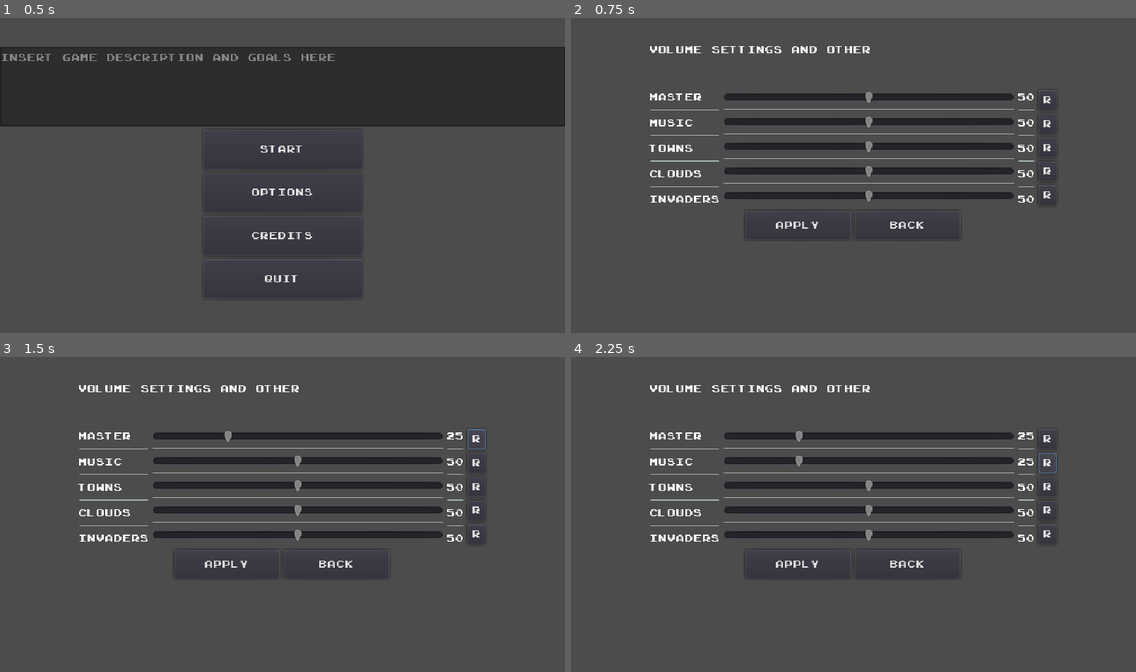
Above: before the commit, frames 1-4 (two rows, left to right).
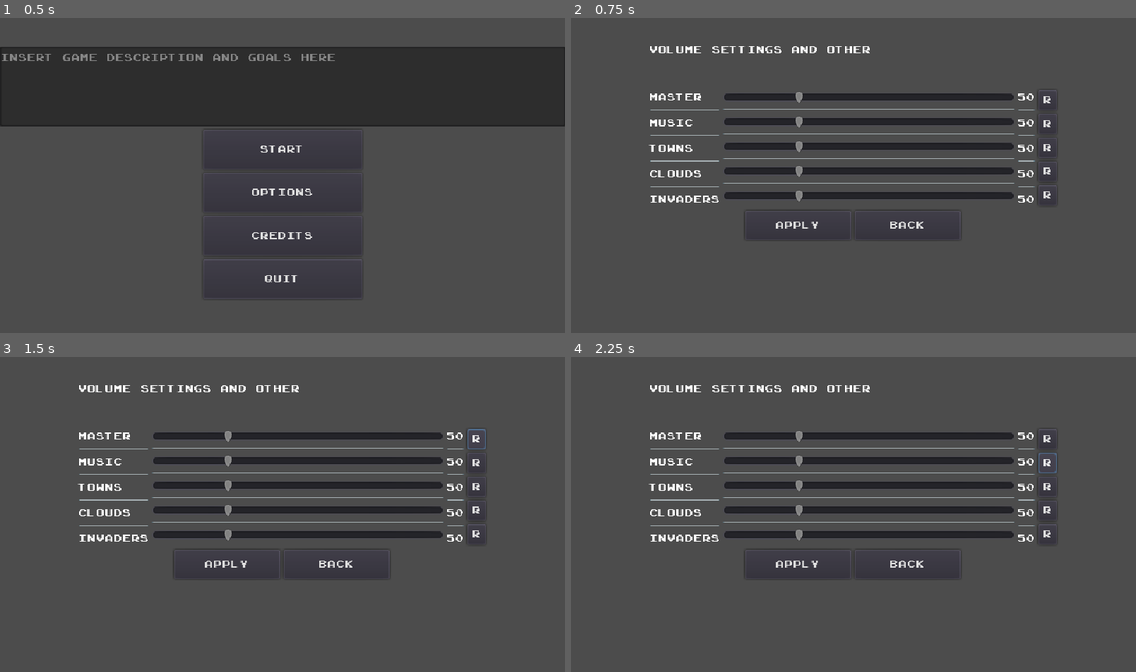
Above: after the commit, the same moments.

Repository: Bstylestuff/Solomonari
Game: Godot game, scene res://Screens/Menus/MainMenu/MainMenu.tscn
Same seed, same stepped clock (60 frames per second), same inputs: the game is played once before the commit and once after it. Sound files missing from this copy of the repository are replaced by a short silence.
Inputs:
- Up to frame 1 (0.5 s): no input
- Up to frame 2 (0.75 s): click "Options" at 0.5 s
- Up to frame 3 (1.5 s): click "R" at 1.25 s
- Up to frame 4 (2.25 s): click "R" at 2 s

Frame 1 is identical in both runs. In frame 2, 0.3% of the frame differs, in the area x 39-54%, y 23-59%; in frame 3, 0.3%; in frame 4, 0.3%.

Commit message:
Update Options.tscn

Diff:
--- a/Screens/Menus/Options/Options.tscn
+++ b/Screens/Menus/Options/Options.tscn
@@ -101,7 +101,7 @@
 margin_right = 330.0
 margin_bottom = 16.0
 rect_min_size = Vector2( 330, 0 )
-value = 50.0
+value = 25.0
 __meta__ = {
 "_editor_description_": ""
 }
@@ -116,7 +116,7 @@
 margin_right = 330.0
 margin_bottom = 44.0
 rect_min_size = Vector2( 330, 0 )
-value = 50.0
+value = 25.0
 
 [node name="HSeparator5" type="HSeparator" parent="HBoxContainer2/VBoxContainer/HBoxContainer6/VBoxContainer2"]
 margin_top = 48.0
@@ -128,7 +128,7 @@
 margin_right = 330.0
 margin_bottom = 72.0
 rect_min_size = Vector2( 330, 0 )
-value = 50.0
+value = 25.0
 __meta__ = {
 "_editor_description_": ""
 }
@@ -143,7 +143,7 @@
 margin_right = 330.0
 margin_bottom = 100.0
 rect_min_size = Vector2( 330, 0 )
-value = 50.0
+value = 25.0
 
 [node name="HSeparator2" type="HSeparator" parent="HBoxContainer2/VBoxContainer/HBoxContainer6/VBoxContainer2"]
 margin_top = 104.0
@@ -155,7 +155,7 @@
 margin_right = 330.0
 margin_bottom = 128.0
 rect_min_size = Vector2( 330, 0 )
-value = 50.0
+value = 25.0
 __meta__ = {
 "_editor_description_": ""
 }
